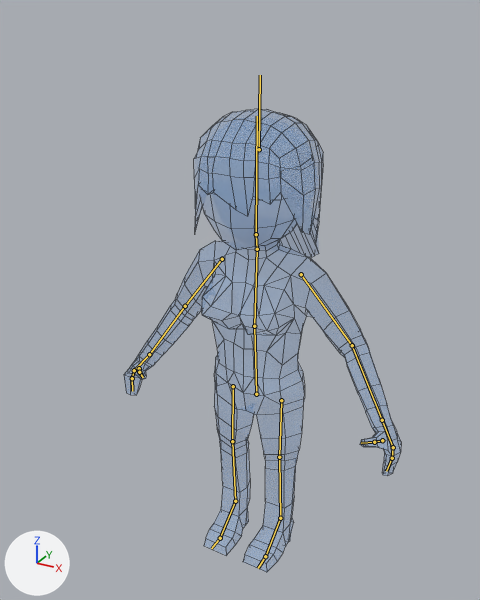
Renders of the Blender file OutofLight/Assets/Graphics/Ghost/Blender file/ghost_blender.blend from each side of a commit.
Rendered twice from a 50 mm camera at (0.838, -1.629, 1.688) aimed at (-0.026, -0.059, 0.903). The axes (+X, +Y, +Z) are drawn at lower left. The lights are the same throughout. The bones that bend it are drawn over the model as lines. Mesh edges are drawn as thin lines.

Names of what the first picture shows: 'Ghost'.
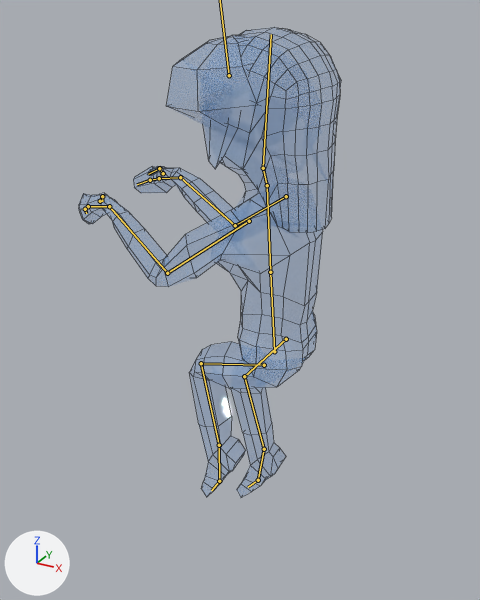
The newer file adds an action. The first version stands in its rest pose; the second is drawn at frame 26 of the action 'Dance'.

Boxes [x1, y1, x2, y2] around the edits, measured in the pictures (480 x 600 px):
'Ghost', posed
    before: [124, 109, 401, 572]
    after: [79, 27, 341, 497]
bone 'Torso', root to tip
    before: (256, 394) to (254, 326)
    after: (274, 351) to (270, 272)
bone 'Chest', root to tip
    before: (254, 326) to (257, 249)
    after: (270, 272) to (267, 185)
bone 'Head', root to tip
    before: (256, 234) to (257, 116)
    after: (263, 168) to (271, 34)
bone 'Upper Arm.L', root to tip
    before: (301, 274) to (352, 345)
    after: (249, 221) to (167, 273)
bone 'Lower Arm.L', root to tip
    before: (352, 345) to (382, 420)
    after: (167, 273) to (109, 206)
bone 'Hand.L', root to tip
    before: (382, 420) to (393, 447)
    after: (109, 206) to (88, 206)
bone 'Thumb01.L', root to tip
    before: (382, 440) to (374, 442)
    after: (100, 201) to (102, 196)
bone 'Thumb02.L', root to tip
    before: (374, 442) to (361, 443)
    after: (102, 196) to (102, 201)
bone 'Upper Arm.R', root to tip
    before: (222, 259) to (185, 306)
    after: (286, 196) to (235, 225)
bone 'Lower Arm.R', root to tip
    before: (185, 306) to (149, 354)
    after: (235, 225) to (180, 177)
bone 'Hand.R', root to tip
    before: (149, 354) to (134, 370)
    after: (180, 177) to (159, 178)
bone 'Thumb02.R', root to tip
    before: (139, 372) to (143, 377)
    after: (159, 168) to (148, 174)

What the commit changed:
Bone 'Hat' (bone_hat) moves from (0.0, 0.0, 0.0) to (0.76, -0.03, 0.8).
Bone 'Hat' (bone_hat) turns from (0, 0, 0) to (62, -79, -64) degrees about its own x, y and z.
Bone 'Torso' (bone_torso) moves from (0.0, 0.0, 0.0) to (-0.93, 2.12, -0.54).
Bone 'Torso' (bone_torso) turns from (0, 0, 0) to (36, -84, -40) degrees about its own x, y and z.
Bone 'Chest' (bone_chest) moves from (0.0, 0.0, 0.0) to (0.74, -0.03, 0.62).
Bone 'Chest' (bone_chest) turns from (0, 0, 0) to (32, -85, -28) degrees about its own x, y and z.
Bone 'Head' (bone_head) turns from (0, 0, 0) to (11, -11, 3) degrees about its own x, y and z.
Bone 'Upper Arm.L' (bone_upper_arm_l) moves from (0.0, 0.0, 0.0) to (0.22, -0.02, -0.03).
Bone 'Upper Arm.L' (bone_upper_arm_l) turns from (0, 0, 0) to (-15, 47, -72) degrees about its own x, y and z.
Bone 'Lower Arm.L' (bone_lower_arm_l) moves from (0.0, 0.0, 0.0) to (-0.01, 0.03, 0.03).
Bone 'Lower Arm.L' (bone_lower_arm_l) turns from (0, 0, 0) to (91, -12, -36) degrees about its own x, y and z.
Bone 'Hand.L' (bone_hand_l) moves from (0.0, 0.0, 0.0) to (-0.03, 0.11, -0.04).
Bone 'Hand.L' (bone_hand_l) turns from (0, 0, 0) to (-60, 6, 23) degrees about its own x, y and z.
Bone 'Thumb01.L' (bone_thumb01_l) turns from (0, 0, 0) to (-23, -2, 21) degrees about its own x, y and z.
Bone 'Thumb02.L' (bone_thumb02_l) turns from (0, 0, 0) to (-54, -10, 21) degrees about its own x, y and z.
Bone 'Upper Arm.R' (bone_upper_arm_r) moves from (0.0, 0.0, 0.0) to (-0.22, -0.02, -0.03).
Bone 'Upper Arm.R' (bone_upper_arm_r) turns from (0, 0, 0) to (-8, 33, 57) degrees about its own x, y and z.
Bone 'Lower Arm.R' (bone_lower_arm_r) moves from (0.0, 0.0, 0.0) to (0.02, -0.04, 0.0).
Bone 'Lower Arm.R' (bone_lower_arm_r) turns from (0, 0, 0) to (13, -2, 53) degrees about its own x, y and z.
Bone 'Hand.R' (bone_hand_r) moves from (0.0, 0.0, 0.0) to (-0.03, -0.11, 0.02).
Bone 'Hand.R' (bone_hand_r) turns from (0, 0, 0) to (-29, -14, -42) degrees about its own x, y and z.
Bone 'Thumb02.R' (bone_thumb02_r) turns from (0, 0, 0) to (-85, -6, -39) degrees about its own x, y and z.
Bone 'Leg pole target.L' (bone_leg_pole_target_l) moves from (0.0, 0.0, 0.0) to (2.35, -0.64, 0.0).
Bone 'Leg pole target.L' (bone_leg_pole_target_l) turns from (0, 0, 0) to (0, 0, -86) degrees about its own x, y and z.
Bone 'Leg Control.L' (bone_leg_control_l) moves from (0.0, 0.0, 0.0) to (0.39, 2.27, 4.51).
Bone 'Leg Control.L' (bone_leg_control_l) turns from (0, 0, 0) to (-57, 0, -86) degrees about its own x, y and z.
Bone 'Leg pole target.R' (bone_leg_pole_target_r) moves from (0.0, 0.0, 0.0) to (0.73, -2.39, 0.0).
Bone 'Leg pole target.R' (bone_leg_pole_target_r) turns from (0, 0, 0) to (0, 0, -86) degrees about its own x, y and z.
Bone 'Leg Control.R' (bone_leg_control_r) moves from (0.0, 0.0, 0.0) to (-1.99, 0.44, 3.24).
Bone 'Leg Control.R' (bone_leg_control_r) turns from (0, 0, 0) to (-47, 0, -86) degrees about its own x, y and z.
